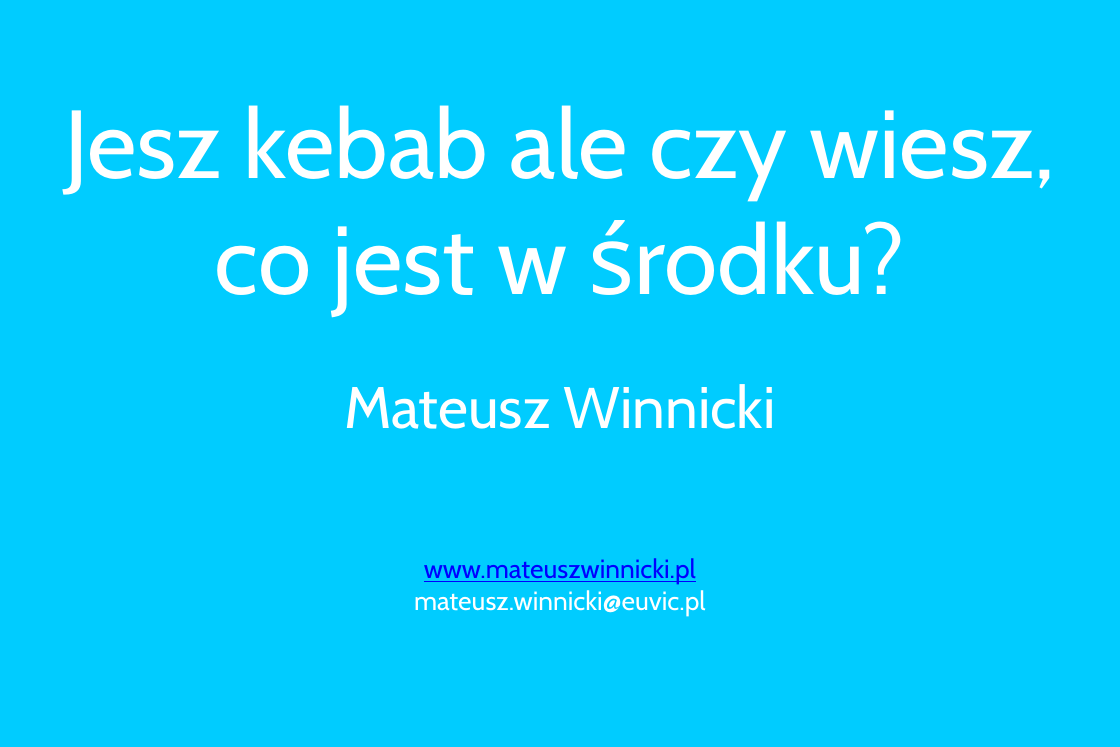
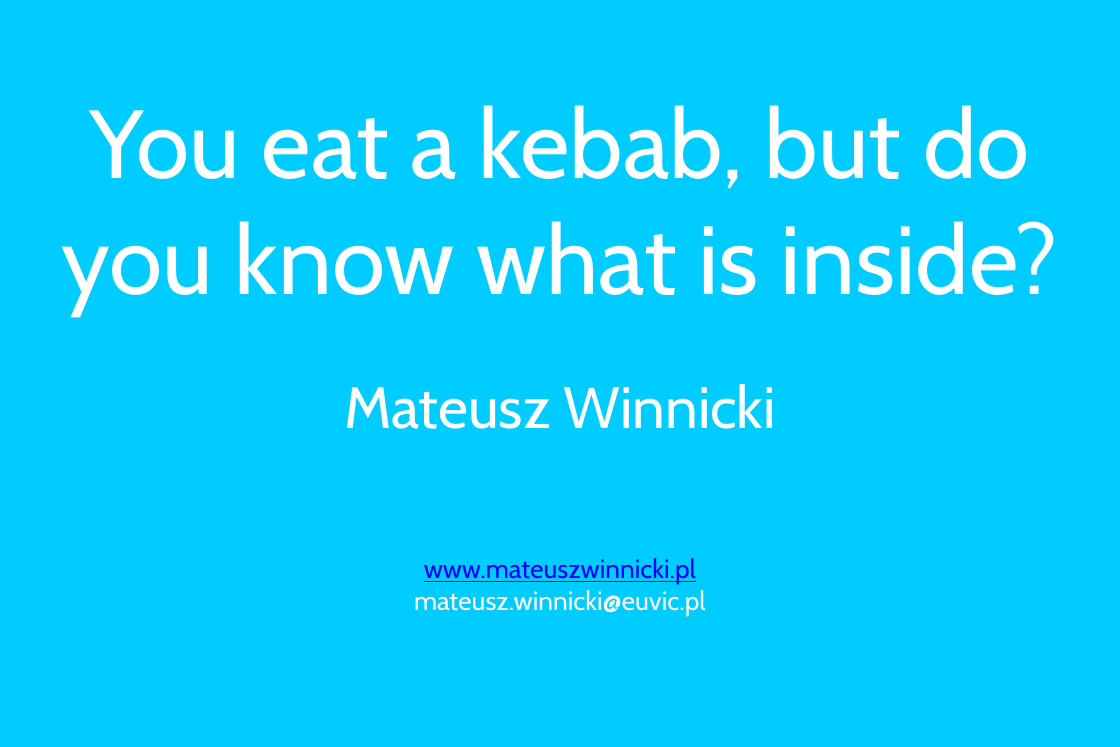
Before and after one commit to mateuszwinnicki/talks, a slide deck: slide 1 of JavaProgrammersMistake/JeszKebabAleCzyWieszCoJestWSrodku.odp. Drawn at 1120x747 pixels with LibreOffice and Linux fonts; fonts in the diff are those of the drawing. Boxes give left, top, right and bottom in pixels: in the first picture for what was removed or moved away, otherwise in the second. Text is boxed around its words. In the diff, an @@ line names an element or a change of style, - is before the commit and + after.

```diff
--- a/JavaProgrammersMistake/JeszKebabAleCzyWieszCoJestWSrodku.odp
+++ b/JavaProgrammersMistake/JeszKebabAleCzyWieszCoJestWSrodku.odp
@@ text at bbox=[62, 105, 1058, 315]: text changed @@
-Jesz kebab ale czy wiesz, co jest w środku?
+You eat a kebab, but do you know what is inside?
```
Also in this commit, not shown: 10 slides added, 2 other files.
